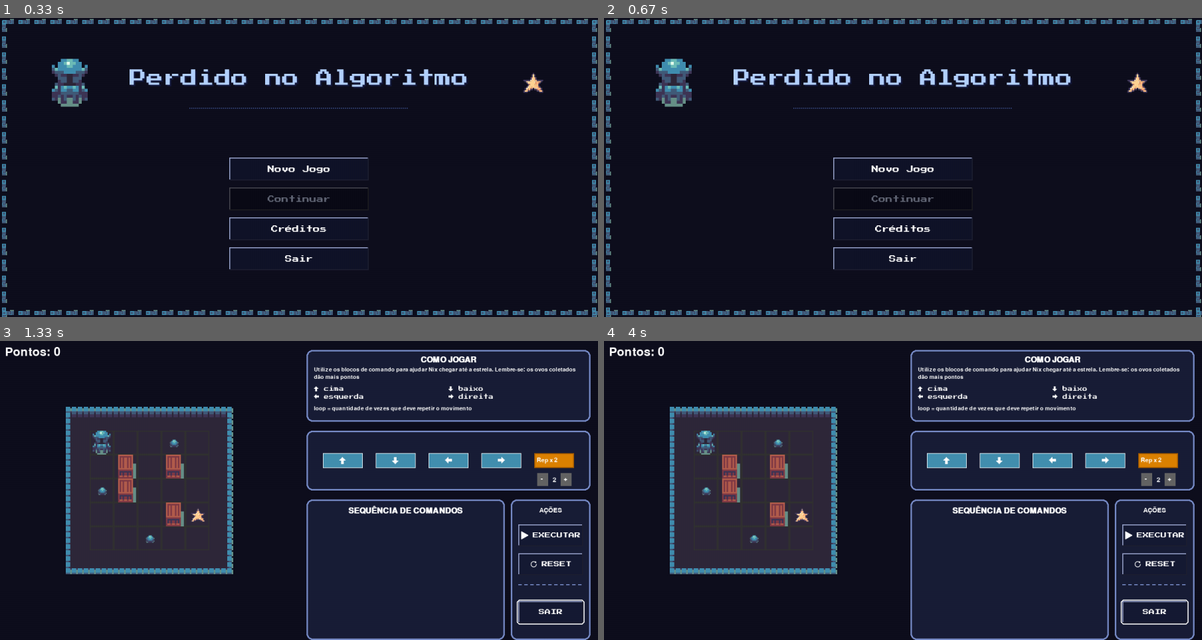
Above: before the commit, frames 1-4 (two rows, left to right).
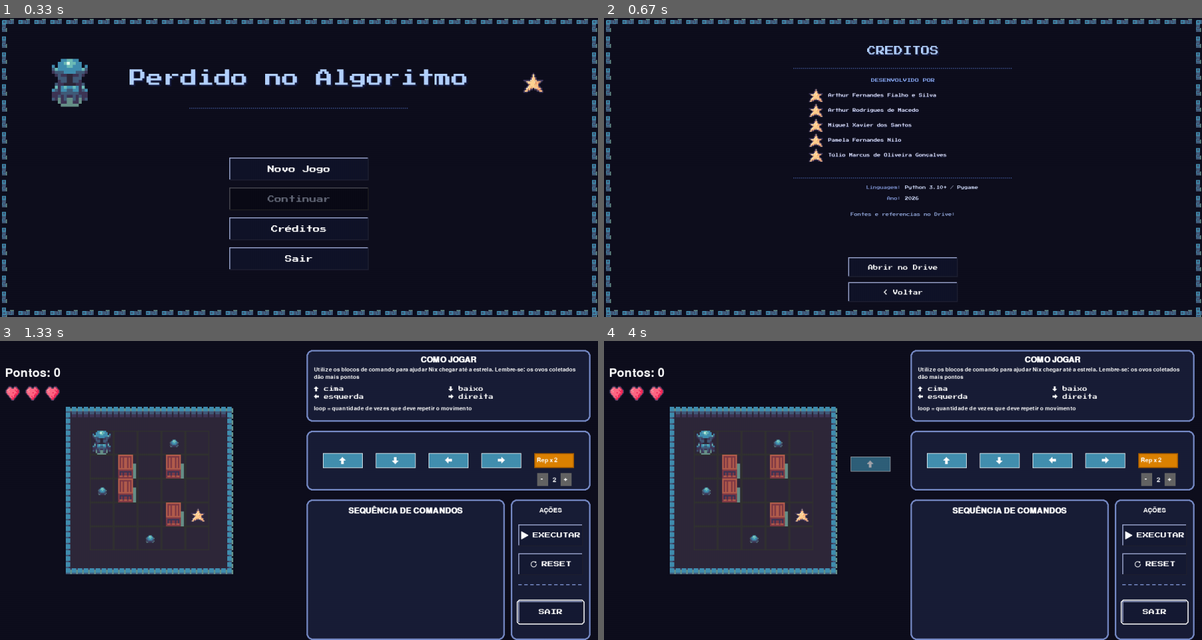
Above: after the commit, the same moments.

Repository: MigueXavier/trabalho_pygame
Game: pygame game, started from main.py
Two runs of this game, one before a commit and one after it. Both use one fixed random seed, a clock stepped at 60 frames per second and the inputs below.
Inputs (mouse positions are in pixels of both pictures, inside the frame that each line leads up to):
- Up to frame 1 (0.33 s): no input
- Up to frame 2 (0.67 s): press the mouse at (903, 227) at 0.37 s; move the mouse to (807, 233) at 0.47 s; release the mouse at (717, 236) at 0.6 s
- Up to frame 3 (1.33 s): hold Esc 0.67-1.13 s; click (364, 490) at 1.22 s
- Up to frame 4 (4 s): press the mouse at (1172, 478) at 1.53 s; move the mouse to (1130, 481) at 1.63 s; release the mouse at (1088, 484) at 1.77 s; press the mouse at (1154, 565) at 1.87 s; move the mouse to (914, 523) at 1.97 s; release the mouse at (681, 481) at 2.1 s; click "SEQUÊNCIA DE COMANDOS" at 2.22 s; click "←" at 2.55 s; press the mouse at (1148, 478) at 2.87 s; move the mouse to (1100, 442) at 2.97 s; release the mouse at (1052, 406) at 3.1 s; click (950, 541) at 3.22 s; click "↑" at 3.55 s; press the mouse at (950, 541) at 3.87 s; move the mouse to (873, 463) at 3.97 s

Frame 1 is identical in both runs. In frame 2, 5.4% of the frame differs, in the area x 8-91%, y 9-95%; in frame 3, 0.5%; in frame 4, 0.9%.

Commit message:
Correção sprites vida e atualização README.md

Diff:
--- a/main.py
+++ b/main.py
@@ -2,12 +2,13 @@
 from sys import exit
 from src.menu import Menu
 from src.jogo import Jogo
+from src.creditos import Creditos
 from src.dados import Data, dados_padrao
 from src.configuracao import *
 
 if __name__ == "__main__":
     pygame.init()
-    tela = Jogo().tela
+    tela = pygame.display.set_mode((LARGURA_TELA, ALTURA_TELA))
     pygame.display.set_caption("Perdido no Algoritmo")
     relogio = pygame.time.Clock()
 
@@ -32,5 +33,11 @@
             if resultado == "sair":
                 executando = False
 
+        elif acao == "creditos":
+            creditos = Creditos(tela, relogio)
+            resultado = creditos.rodar()
+            if resultado == "sair":
+                executando = False
+
     pygame.quit()
     exit()
--- a/src/configuracao.py
+++ b/src/configuracao.py
@@ -27,7 +27,9 @@
     "AZUL":          (0, 0, 200),
     "AMARELO":       (200, 200, 0),
     "AZUL_MARINHO": (67, 144, 176),
-    "AZUL_MARINHO_ESCURO": (35, 77, 88)
+    "AZUL_MARINHO_ESCURO": (35, 77, 88),
+    "VERMELHO_VIDA": (220, 40, 40),
+    "CINZA_ESCURO": (60, 60, 70)
 }
 
 # ── Estados do Jogo ───────────────────────────────────────────────────────────
@@ -50,3 +52,6 @@
 
 # ── Progressão ────────────────────────────────────────────────────────────────
 TOTAL_FASES = 3
+
+# ── Vidas ─────────────────────────────────────────────────────────────────────
+VIDAS_MAXIMAS = 3
--- /dev/null
+++ b/src/creditos.py
@@ -0,0 +1,153 @@
+import pygame
+import webbrowser
+from src.configuracao import LARGURA_TELA, ALTURA_TELA, FPS, CORES
+from src.menu import carregar_fonte, BotaoMenu
+
+LINK_DRIVE = "https://docs.google.com/document/d/1oPYUyG7PTLMurCZRVeUnn1HWvLiTJ0tqD6Mjl2VeP3c/edit?usp=drivesdk"
+
+INTEGRANTES = [
+    "Arthur Fernandes Fialho e Silva",
+    "Arthur Rodrigues de Macedo",
+    "Miguel Xavier dos Santos",
+    "Pamela Fernandes Nilo",
+    "Túlio Marcus de Oliveira Gonçalves",
+]
+
+
+class Creditos:
+    def __init__(self, tela, relogio):
+        self.tela = tela
+        self.relogio = relogio
+        self.rodando = True
+        self._carregar_assets()
+        self._criar_botoes()
+
+    def _carregar_assets(self):
+        def carregar(caminho, escala=None):
+            try:
+                img = pygame.image.load(caminho).convert_alpha()
+                if escala:
+                    img = pygame.transform.scale(img, escala)
+                return img
+            except Exception:
+                return None
+
+        self._pilastra   = carregar("assets/sprites/sprits-jogo-python/paredes/pilastra_inteira.png")
+        self._estrela    = carregar("assets/sprites/sprits-jogo-python/estrela.png", (28, 28))
+
+        self._fonte_titulo  = carregar_fonte(18)
+        self._fonte_secao   = carregar_fonte(8)
+        self._fonte_nome    = carregar_fonte(7)
+        self._fonte_link    = carregar_fonte(7)
+
+    def _criar_botoes(self):
+        cx = LARGURA_TELA // 2
+        btn_w, btn_h = 220, 40
+        self._btn_voltar = BotaoMenu(cx - btn_w // 2, ALTURA_TELA - 70, btn_w, btn_h, "< Voltar", tamanho_fonte=10)
+        self._btn_drive  = BotaoMenu(cx - btn_w // 2, ALTURA_TELA - 120, btn_w, btn_h, "Abrir no Drive", tamanho_fonte=10)
+
+    def _desenhar_pilastras(self):
+        if not self._pilastra:
+            return
+        ph = self._pilastra.get_height()
+        pw = self._pilastra.get_width()
+        for y in range(0, ALTURA_TELA, ph):
+            self.tela.blit(self._pilastra, (0, y))
+            self.tela.blit(self._pilastra, (LARGURA_TELA - pw, y))
+        pilastra_h = pygame.transform.rotate(self._pilastra, 90)
+        bh = pilastra_h.get_height()
+        for x in range(0, LARGURA_TELA, pilastra_h.get_width()):
+            self.tela.blit(pilastra_h, (x, 0))
+            self.tela.blit(pilastra_h, (x, ALTURA_TELA - bh))
+
+    def _texto_pixel(self, fonte, texto, cor, sombra, pos_center):
+        sx, sy = pos_center[0] + 3, pos_center[1] + 3
+        surf_s = fonte.render(texto, True, sombra)
+        surf_t = fonte.render(texto, True, cor)
+        self.tela.blit(surf_s, surf_s.get_rect(center=(sx, sy)))
+        self.tela.blit(surf_t, surf_t.get_rect(center=pos_center))
+
+    def _desenhar_conteudo(self):
+        cx = LARGURA_TELA // 2
+
+        # ── Título ────────────────────────────────────────────────────────────
+        self._texto_pixel(self._fonte_titulo, "CREDITOS",
+                          (180, 210, 255), (20, 25, 60), (cx, 65))
+
+        # Linha decorativa de pontos
+        for x in range(cx - 220, cx + 220, 4):
+            pygame.draw.rect(self.tela, (60, 80, 140), (x, 100, 2, 2))
+
+        # ── Seção: Desenvolvido por ───────────────────────────────────────────
+        self._texto_pixel(self._fonte_secao, "DESENVOLVIDO POR",
+                          (130, 160, 230), (10, 15, 40), (cx, 125))
+
+        for i, nome in enumerate(INTEGRANTES):
+            y = 155 + i * 30
+
+            # Estrelinha decorativa
+            if self._estrela:
+                er = self._estrela.get_rect(center=(cx - 175, y))
+                self.tela.blit(self._estrela, er)
+
+            # Sombra + texto do nome
+            surf_s = self._fonte_nome.render(nome, True, (20, 25, 60))
+            surf_t = self._fonte_nome.render(nome, True, (220, 225, 255))
+            self.tela.blit(surf_s, surf_s.get_rect(midleft=(cx - 150, y + 2)))
+            self.tela.blit(surf_t, surf_t.get_rect(midleft=(cx - 150, y)))
+
+        # Linha separadora
+        sep_y = 320
+        for x in range(cx - 220, cx + 220, 4):
+            pygame.draw.rect(self.tela, (60, 80, 140), (x, sep_y, 2, 2))
+
+        # ── Infos extras ──────────────────────────────────────────────────────
+        infos = [
+            ("Linguagem:", "Python 3.10+ / Pygame"),
+            ("Ano:",       "2026"),
+        ]
+        for i, (chave, valor) in enumerate(infos):
+            y = sep_y + 20 + i * 22
+            sc = self._fonte_link.render(chave, True, (120, 140, 200))
+            sv = self._fonte_link.render(valor,  True, (200, 210, 240))
+            self.tela.blit(sc, sc.get_rect(midright=(cx - 4, y)))
+            self.tela.blit(sv, sv.get_rect(midleft=(cx + 4, y)))
+
+        # ── Aviso do link ─────────────────────────────────────────────────────
+        aviso = self._fonte_link.render("Fontes e referencias no Drive:", True, (140, 160, 210))
+        self.tela.blit(aviso, aviso.get_rect(center=(cx, sep_y + 74)))
+
+    def processar_eventos(self):
+        for evento in pygame.event.get():
+            if evento.type == pygame.QUIT:
+                self.rodando = False
+                return "sair"
+            if evento.type == pygame.KEYDOWN and evento.key == pygame.K_ESCAPE:
+                self.rodando = False
+                return "menu"
+            if evento.type == pygame.MOUSEBUTTONDOWN and evento.button == 1:
+                if self._btn_voltar.checar_clique(evento.pos):
+                    self._btn_voltar.som_clique.play()
+                    self.rodando = False
+                    return "menu"
+                if self._btn_drive.checar_clique(evento.pos):
+                    self._btn_drive.som_clique.play()
+                    webbrowser.open(LINK_DRIVE)
+        return None
+
+    def desenhar(self):
+        self.tela.fill(CORES["FUNDO"])
+        self._desenhar_pilastras()
+        self._desenhar_conteudo()
+        self._btn_drive.desenhar(self.tela)
+        self._btn_voltar.desenhar(self.tela)
+        pygame.display.update()
+
+    def rodar(self):
+        while self.rodando:
+            resultado = self.processar_eventos()
+            if resultado:
+                return resultado
+            self.desenhar()
+            self.relogio.tick(FPS)
+        return "menu"
--- a/src/jogo.py
+++ b/src/jogo.py
@@ -12,6 +12,7 @@
 from src.matriz import Matriz
 from src.pontuacao import Pontuacao
 from src.dados import Data
+from src.vidas  import Vidas
 
 class Jogo:
     def __init__(self):
@@ -45,6 +46,7 @@
         self.objeto_matriz = Matriz(dados_fase)
         self.matriz = self.objeto_matriz.matriz
         self.acao_final = None
+        self.gerenciador_vidas = Vidas(vidas_iniciais=VIDAS_MAXIMAS)
         self.inicializar_elementos()
 
     def inicializar_elementos(self):
@@ -242,6 +244,12 @@
 
         self.instrucoes = []
 
+        self._drag_item = None
+        self._drag_pos = (0, 0)
+        self._drag_indice_origem = None
+        self._drag_iniciou_em = (0, 0)
+        self._drag_ativo = False
+
         self.scroll_y = 0
         self.altura_conteudo = 0
         self.arrastando_scrollbar = False
@@ -266,6 +274,22 @@
 
             if evento.type == pygame.MOUSEBUTTONUP and evento.button == 1:
                 self.arrastando_scrollbar = False
+
+                if self._drag_item is not None:
+                    pos_mouse = evento.pos
+                    if self._drag_ativo:
+                        indice_destino = self._calcular_indice_insercao(pos_mouse)
+                        if indice_destino is not None and indice_destino != self._drag_indice_origem:
+                            item = self.lista_pecas.pop(self._drag_indice_origem)
+                            if indice_destino > self._drag_indice_origem:
+                                indice_destino -= 1
+                            self.lista_pecas.insert(indice_destino, item)
+                    else:
+                        if self._remover_item_sequencia(pos_mouse):
+                            self.som_clique.play()
+                    self._drag_item = None
+                    self._drag_indice_origem = None
+                    self._drag_ativo = False
 
             if evento.type == pygame.MOUSEMOTION and self.arrastando_scrollbar and not self.estado_resultado:
                 geometria = self._geometria_scrollbar_sequencia()
@@ -277,6 +301,14 @@
                     progresso = (novo_y_cursor - trilho.y) / espaco_livre
                     self.scroll_y = progresso * maximo_scroll
                     self._limitar_scroll()
+                continue
+
+            if evento.type == pygame.MOUSEMOTION and self._drag_item is not None:
+                dx = abs(evento.pos[0] - self._drag_iniciou_em[0])
+                dy = abs(evento.pos[1] - self._drag_iniciou_em[1])
+                if dx > 5 or dy > 5:
+                    self._drag_ativo = True
+                self._drag_pos = evento.pos
                 continue
 
             if evento.type == pygame.MOUSEBUTTONDOWN and evento.button == 1:
@@ -318,11 +350,20 @@
                 else:
                     # ── Modo Normal ──
 
-                    # Clique dentro da caixa de sequência: tenta remover algo de lá primeiro
+                    # Clique dentro da caixa de sequência: tenta iniciar um arrasto primeiro
                     if self.area_sequencia.collidepoint(pos_mouse):
-                        if self._remover_item_sequencia(pos_mouse):
-                            self.som_clique.play()
-                            continue
+                        for item in getattr(self, "_hitboxes_sequencia", []):
+                            if item["rect"].collidepoint(pos_mouse) and item["tipo"] in ("bloco_solto", "loop_inteiro"):
+                                self._drag_item = self.lista_pecas[item["indice_peca"]]
+                                self._drag_indice_origem = item["indice_peca"]
+                                self._drag_pos = pos_mouse
+                                self._drag_iniciou_em = pos_mouse
+                                self._drag_ativo = False
+                                break
+                        else:
+                            if self._remover_item_sequencia(pos_mouse):
+                                self.som_clique.play()
+                        continue
 
                     clicou_bloco = False
                     for nome, bloco in self.blocos_paleta.items():
@@ -406,7 +447,7 @@
         self.inicializar_elementos()
         self.personagem.linha = self.personagem.linha_inicial
         self.personagem.coluna = self.personagem.coluna_inicial
-        self.personagem.vidas = 3
+        self.personagem.vidas = VIDAS_MAXIMAS
         self.personagem.chegou_no_objetivo = False
         self.personagem.executando_comandos = False
         self.personagem.indice_comando_atual = 0
@@ -475,6 +516,9 @@
         self.personagem._pontuacao = self.pontuacao
         self.scroll_y = 0
         self.arrastando_scrollbar = False
+        self._drag_item = None
+        self._drag_indice_origem = None
+        self._drag_ativo = False
 
     def _remover_item_sequencia(self, pos_mouse):
         # Percorre os itens clicáveis na ordem em que foram desenhados
@@ -509,6 +553,24 @@
                 return True
 
         return False
+
+    def _calcular_indice_insercao(self, pos_mouse):
+        # Usa as hitboxes reais do último desenho (já levam em conta a altura
+        # variável dos blocos de loop) para decidir em que posição da lista
+        # o item arrastado deve ser solto.
+        itens_topo = sorted(
+            (
+                item for item in getattr(self, "_hitboxes_sequencia", [])
+                if item["tipo"] in ("bloco_solto", "loop_inteiro")
+            ),
+            key=lambda item: item["indice_peca"],
+        )
+
+        for item in itens_topo:
+            if pos_mouse[1] < item["rect"].centery:
+                return item["indice_peca"]
+
+        return len(self.lista_pecas)
 
     def _reabilitar_bloco_na_paleta(self, bloco_removido):
         # Ao remover um bloco da sequência, o bloco ORIGINAL correspondente na paleta
@@ -703,12 +765,14 @@
 
             if getattr(peca, "tipo", None) == "repetir":
 
-                altura = self._desenhar_bloco_repetir_na_sequencia(
-                    peca, x, y, largura_bloco, indice_peca,
-                    em_construcao=False,
-                    hitboxes=self._hitboxes_sequencia
-                )
-
+                if indice_peca != self._drag_indice_origem or not self._drag_ativo:
+                    altura = self._desenhar_bloco_repetir_na_sequencia(
+                        peca, x, y, largura_bloco, indice_peca,
+                        em_construcao=False,
+                        hitboxes=self._hitboxes_sequencia
+                    )
+                else:
+                    altura = 70 + len(peca.comandos) * 45
 
                 y += altura + espacamento_y
 
@@ -716,7 +780,8 @@
 
                 peca.rect.topleft = (x, y)
 
-                peca.desenhar(self.tela)
+                if indice_peca != self._drag_indice_origem or not self._drag_ativo:
+                    peca.desenhar(self.tela)
 
                 # Registra o bloco solto (fora de qualquer loop)
                 self._hitboxes_sequencia.append({
@@ -728,13 +793,20 @@
 
                 y += altura_bloco_simples + espacamento_y
 
-
         if self.modo_loop and self.loop_ativo is not None:
-            self._desenhar_bloco_repetir_na_sequencia(
+            altura_loop_fantasma = self._desenhar_bloco_repetir_na_sequencia(
                 self.loop_ativo, x, y, largura_bloco, indice_peca=None,
                 em_construcao=True,
                 hitboxes=None
             )
+            y += altura_loop_fantasma + espacamento_y
+
+        self.tela.set_clip(clip_anterior)
+
+
+        self.altura_conteudo = (y + self.scroll_y) - inicio_y
+
+
 
 
         self.tela.set_clip(clip_anterior)
@@ -871,11 +943,24 @@
         self._desenhar_divisor_acoes(self.y_divisor_acoes)
         self._desenhar_texto_botao_acao(self.botao_sair.rect, "SAIR")
 
+        self.gerenciador_vidas.desenhar(self.tela, self.personagem.vidas)
+
         texto = self.fonte.render(f"Pontos: {self.pontuacao.pontos}", True, (255, 255, 255))
-        self.tela.blit(texto, (10, 10))
+        self.tela.blit(texto, (10, 52))
 
         if self.estado_resultado:
             self._desenhar_tela_resultado()
+
+        if self._drag_item is not None and self._drag_ativo:
+            superficie = pygame.Surface((self._drag_item.rect.width, self._drag_item.rect.height), pygame.SRCALPHA)
+            rect_original = self._drag_item.rect.copy()
+            self._drag_item.rect.topleft = (0, 0)
+            self._drag_item.desenhar(superficie)
+            self._drag_item.rect = rect_original
+            superficie.set_alpha(160)
+            x_arrasto = self._drag_pos[0] - self._drag_item.rect.width // 2
+            y_arrasto = self._drag_pos[1] - self._drag_item.rect.height // 2
+            self.tela.blit(superficie, (x_arrasto, y_arrasto))
 
         pygame.display.update()
 
@@ -1006,6 +1091,19 @@
             self.tela.blit(texto, (x_texto, y))
             y += 15
 
+        y += 4
+
+        explicacao_arrasta = "Arrastar: reorganiza | Clicar: apaga"
+        linhas_arrasta = self._quebrar_texto_em_linhas(explicacao_arrasta, self._fonte_como_jogar, largura_texto)
+
+        for linha in linhas_arrasta:
+            if y + 14 > self.area_como_jogar.bottom:
+                return
+
+            texto = self._fonte_como_jogar.render(linha, True, (200, 200, 200))
+            self.tela.blit(texto, (x_texto, y))
+            y += 15
+
     def rodar(self):
         while self.rodando:
             self.processar_eventos()
--- a/src/menu.py
+++ b/src/menu.py
@@ -14,14 +14,14 @@
 
 
 class BotaoMenu:
-    def __init__(self, x, y, largura, altura, texto, desabilitado=False, tile=None):
+    def __init__(self, x, y, largura, altura, texto, desabilitado=False, tile=None, tamanho_fonte=14):
         self.som_clique = pygame.mixer.Sound("assets/sons/clique_botoes.mp3")
         self.som_clique.set_volume(0.08)
         self.rect = pygame.Rect(x, y, largura, altura)
         self.texto = texto
         self.desabilitado = desabilitado
         self._tile = tile
-        self._fonte = carregar_fonte(14)
+        self._fonte = carregar_fonte(tamanho_fonte)
 
     def _desenhar_tile_fundo(self, superficie):
         if not self._tile:
@@ -192,7 +192,7 @@
                     if botao.checar_clique(evento.pos):
                         botao.som_clique.play()
                         self.acao = botao._acao
-                        if self.acao in ("novo_jogo", "continuar", "sair"):
+                        if self.acao in ("novo_jogo", "continuar", "sair", "creditos"):
                             self.rodando = False
 
     def desenhar(self):
--- a/src/personagem.py
+++ b/src/personagem.py
@@ -1,6 +1,6 @@
 import pygame
 import random
-from src.configuracao import TAMANHO_CELULA, CORES
+from src.configuracao import TAMANHO_CELULA, CORES, VIDAS_MAXIMAS
 from src.item import Item
 from src.objetivo import Objetivo
 
@@ -41,7 +41,7 @@
         self.tempo_ultimo_passo = 0      # ← novo
         self.delay_entre_passos = 500    # ← meio segundo entre cada passo (ms)
         self.comandos_expandidos = []    # flat list built at deploy time
-        self.vidas = 3
+        self.vidas = VIDAS_MAXIMAS
         self.chegou_no_objetivo = False
 
     def desenhar(self, superficie, x, y):
--- /dev/null
+++ b/src/vidas.py
@@ -0,0 +1,47 @@
+import pygame
+import os
+from src.configuracao import LARGURA_TELA
+
+class Vidas:
+    def __init__(self, vidas_iniciais=3):
+        self.vidas_max = vidas_iniciais
+        self.vidas_atuaes = vidas_iniciais
+
+
+        self.tamanho_sprite = (30, 30)
+
+
+        caminho_asset = "assets/sprites/sprits-jogo-python/vida.png"
+
+        try:
+
+            self.imagem_coracao = pygame.image.load(caminho_asset).convert_alpha()
+
+            self.imagem_coracao = pygame.transform.scale(self.imagem_coracao, self.tamanho_sprite)
+        except pygame.error:
+
+            print(f"Erro: Não foi possível carregar o asset em {caminho_asset}. Usando fallback de superfície pura.")
+            self.imagem_coracao = pygame.Surface(self.tamanho_sprite, pygame.SRCALPHA)
+            pygame.draw.polygon(self.imagem_coracao, (255, 0, 0), [(15, 5), (25, 15), (15, 28), (5, 15)])
+
+    def perder_vida(self):
+        if self.vidas_atuaes > 0:
+            self.vidas_atuaes -= 1
+
+    def resetar(self):
+        self.vidas_atuaes = self.vidas_max
+
+    def desenhar(self, tela, vidas_atuaes):
+        self.vidas_atuaes = vidas_atuaes
+
+
+        margem_esquerda = 10
+        margem_superior = 90
+        espacamento = 10
+
+        for i in range(self.vidas_atuaes):
+
+            x = margem_esquerda + i * (self.tamanho_sprite[0] + espacamento)
+            y = margem_superior
+
+            tela.blit(self.imagem_coracao, (x, y))
Not shown, changed: README.md
Empty file removed: src/interface.py
